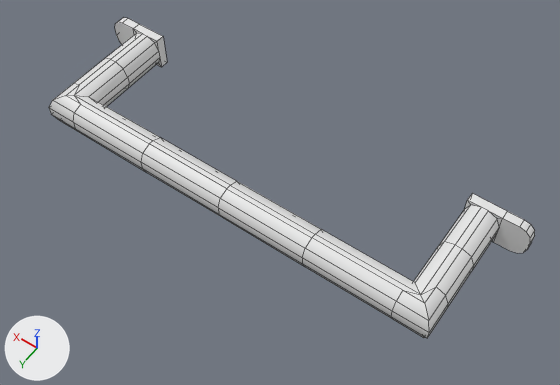
A saved change to the FBX model RenegadeHomeTour/Assets/_Design/Models/Handles/Long_Handle.fbx.
One viewpoint serves both versions: a camera (50 mm lens) standing at (-40.4, 57.8, 78.8) and looking at (-3.9, 6.7, -1.5). Every picture has the same lights, and +X, +Y and +Z are marked at lower left. Mesh edges are drawn as thin lines.
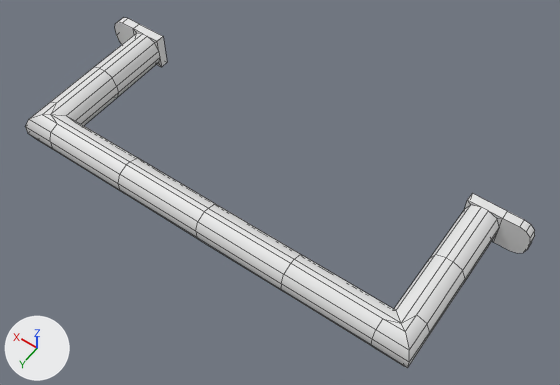
Boxes [x1, y1, x2, y2] around the edits, measured in the pictures (560 x 385 px; the box of a moved part takes in the faces that stretch with it):
'Cube.092', reshaped (9% taller)
    before: [49, 17, 535, 338]
    after: [25, 17, 535, 368]
part 1 of me_cube_107, moved or reshaped
    before: [73, 33, 499, 308]
    after: [51, 33, 499, 337]
part 2 of me_cube_107, moved or reshaped
    before: [49, 84, 448, 338]
    after: [25, 102, 429, 368]

What the commit changed:
me_cube_107 has 180 vertices, 166 faces and spans x -34.1..34.1, y -4.5..14.6, z -2.6..2.6.
me_cube_107 is used by ob_cube_092; location (0.0, 0.0, 0.0).
me_cube_107 part 1: all 24 vertices in x -30.0..30.0, y 3.6, z -2.6..2.6 are moved by (0.0, 2.3, 0.0).
me_cube_107 part 2: all 84 vertices in x -30.0..30.0, y 10.0..14.6, z -2.6..2.6 are moved by (0.0, 4.4, 0.0).
